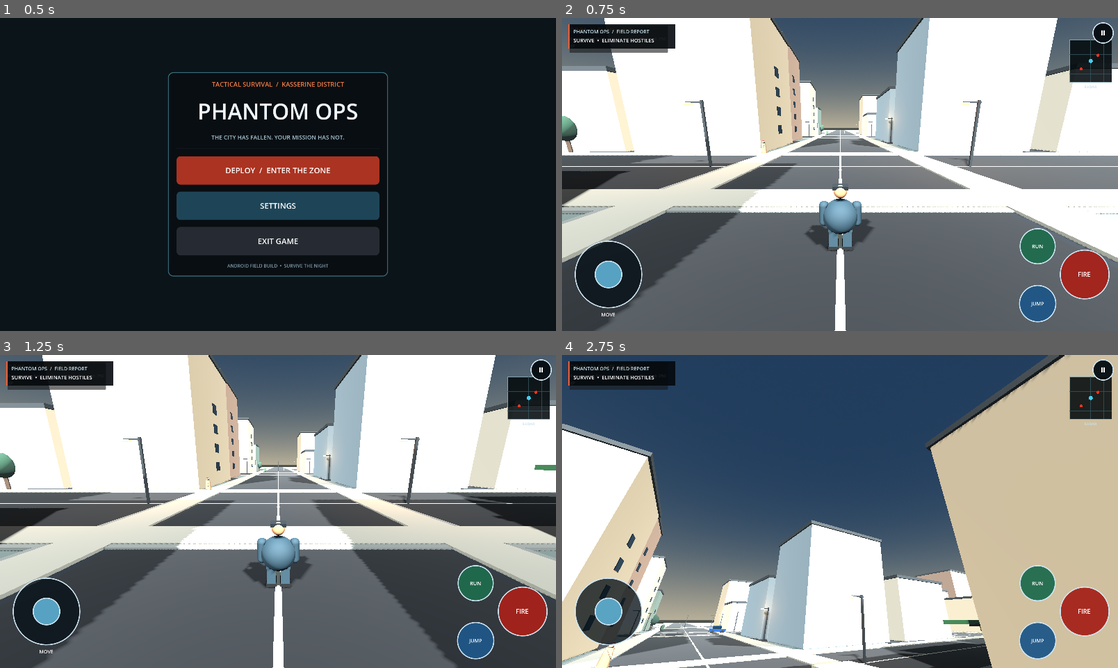
Above: before the commit, frames 1-4 (two rows, left to right).
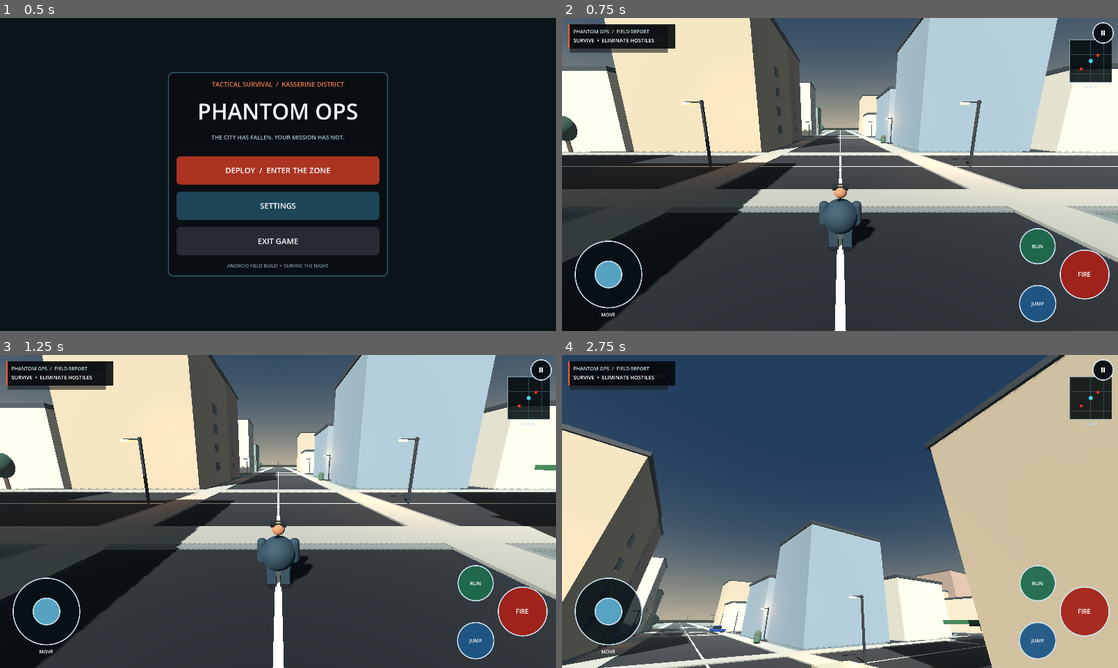
Above: after the commit, the same moments.

Repository: Gass-OS/Phantom-Ops
Game: Godot game, scene res://scenes/main_menu.tscn
Same seed, same stepped clock (60 frames per second), same inputs: the game is played once before the commit and once after it.
Inputs (mouse positions are in pixels of both pictures, inside the frame that each line leads up to):
- Up to frame 1 (0.5 s): no input
- Up to frame 2 (0.75 s): click "DEPLOY / ENTER THE ZONE" at 0.5 s
- Up to frame 3 (1.25 s): no input
- Up to frame 4 (2.75 s): tap Enter (ui_accept) at 1.25 s; drag from (840, 511) to (895, 442) at 1.27 s; drag from (728, 527) to (812, 574) at 2.02 s

Frame 1 is identical in both runs. In frame 2, 74% of the frame differs, in the area x 0-100%, y 0-100%; in frame 3, 60%; in frame 4, 21%.
Error after the commit: Attempt to call function 'new' in base 'null instance' on a null instance. (res://scripts/main_game.gd:53)

Commit message:
Fix duplicate world lighting and add city voice controller

Diff:
--- a/project/scripts/main_game.gd
+++ b/project/scripts/main_game.gd
@@ -1,6 +1,5 @@
 extends Node3D
 
-const WeatherScript = preload("res://scripts/weather.gd")
 const SpawnerScript = preload("res://scripts/world_spawner.gd")
 const ExpansionScript = preload("res://scripts/city_expansion.gd")
 const MissionScript = preload("res://scripts/mission_director.gd")
@@ -47,10 +46,13 @@
     player.velocity = Vector3.ZERO
     player.position.y = maxf(player.position.y, 1.2)
 
-    if get_node_or_null("Weather") == null:
-        var weather = WeatherScript.new()
-        weather.name = "Weather"
-        add_child(weather)
+    # Weather is owned by the city generator. Avoid a second WorldEnvironment,
+    # sun and particle system being layered over the same world.
+
+    if get_node_or_null("CityLifeVoice") == null:
+        var city_voice = load("res://scripts/city_life_voice.gd").new()
+        city_voice.name = "CityLifeVoice"
+        add_child(city_voice)
 
     if get_node_or_null("WorldSpawner") == null:
         var spawner = SpawnerScript.new()
